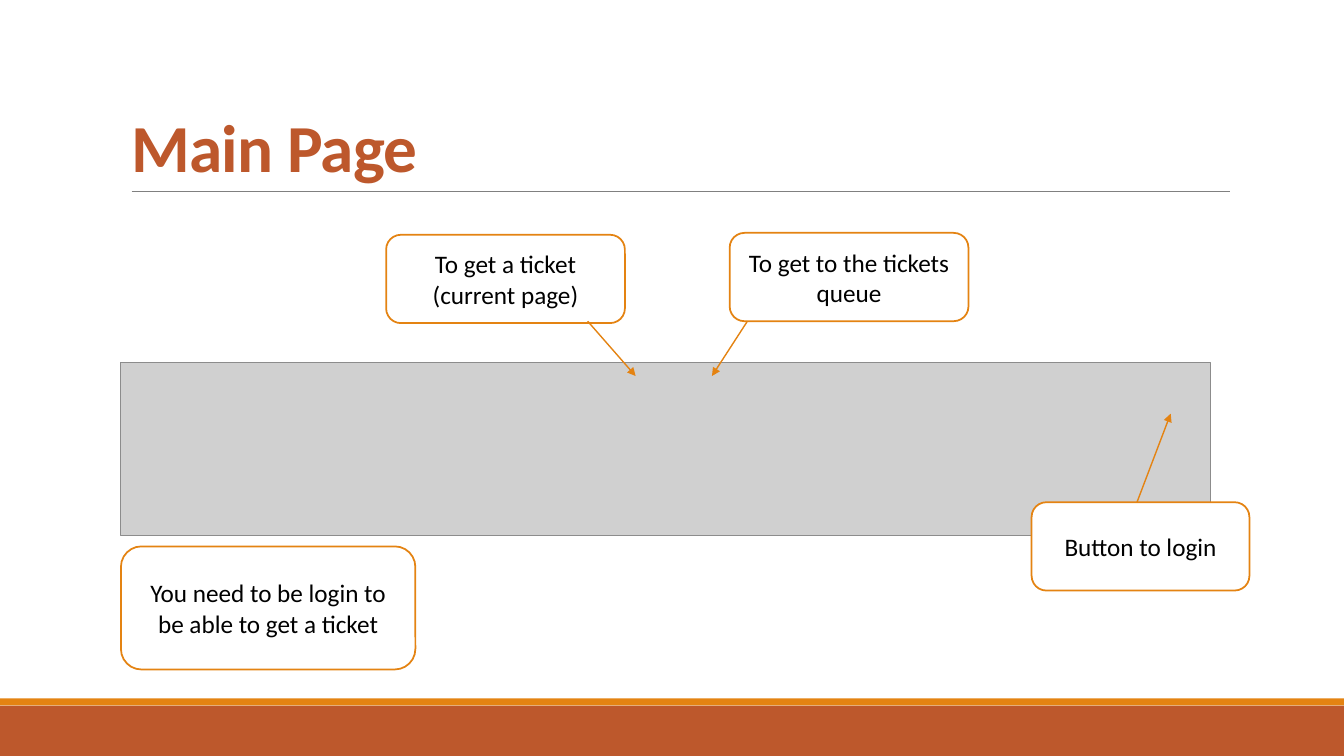
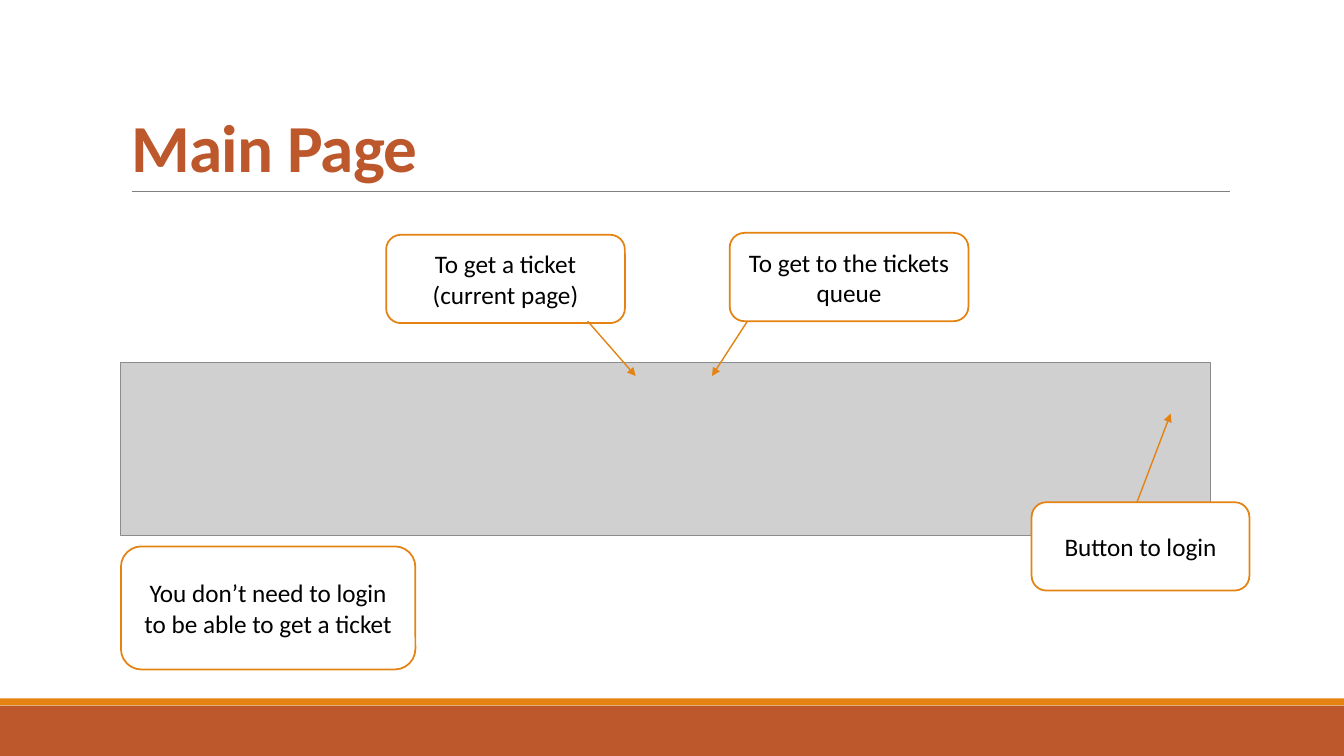
Before and after one commit to djemar/se2021-04-OfficeQueueManager, a slide deck: slide 4 of PresentationW1.pptx (slide 2 before the commit). Drawn at 1344x756 pixels with LibreOffice and Linux fonts; fonts in the diff are those of the drawing; grey boxes stand for pictures. Boxes give left, top, right and bottom in pixels: in the first picture for what was removed or moved away, otherwise in the second. Text is boxed around its words. In the diff, an @@ line names an element or a change of style, - is before the commit and + after.

```diff
--- a/PresentationW1.pptx
+++ b/PresentationW1.pptx
@@ text in rounded rectangle at (144,584,391,638): text changed @@
-You need to be login to be able to get a ticket
+You don’t need to login to be able to get a ticket
```
Also in this commit, not shown: 4 other slides changed, 5 slides added, 1 slide removed, 2 other files.
